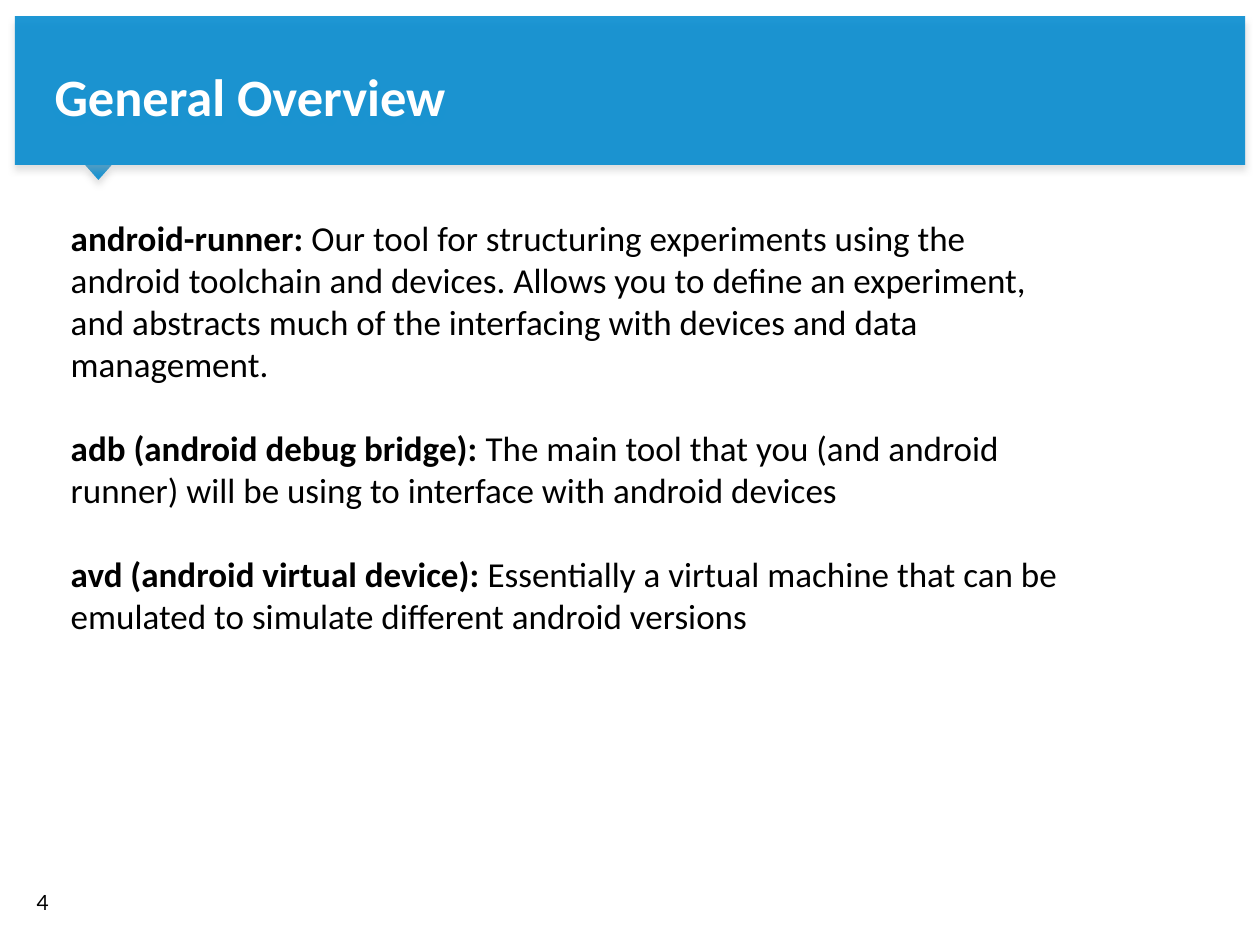
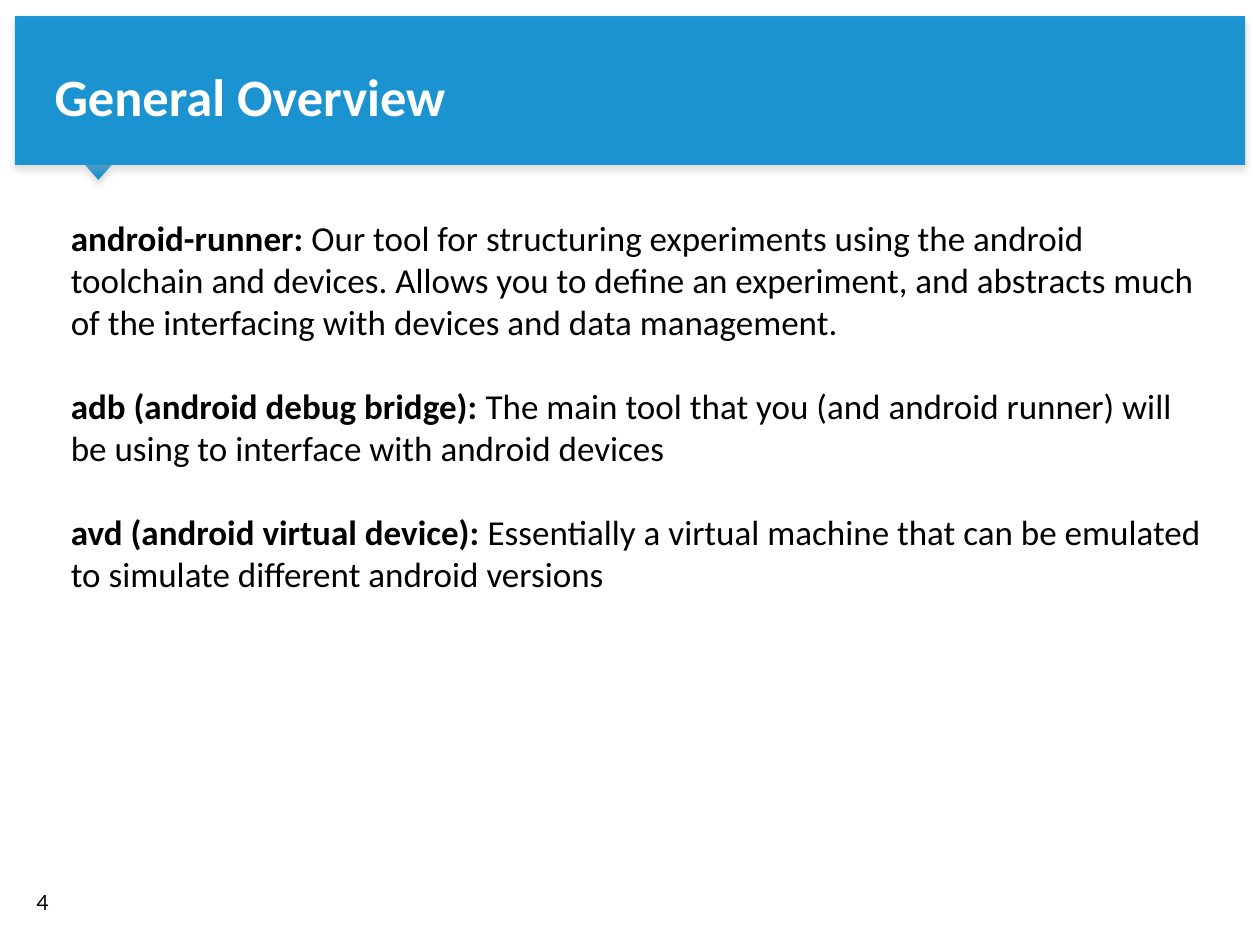
Before and after one commit to S2-group/green-lab, a slide deck: slide 4 of Lab 2/Green Lab - Lab 2.pptx. Drawn at 1260x945 pixels with LibreOffice and Linux fonts; fonts in the diff are those of the drawing; background and template pictures are left out. Boxes give left, top, right and bottom in pixels: in the first picture for what was removed or moved away, otherwise in the second. Text is boxed around its words. In the diff, an @@ line names an element or a change of style, - is before the commit and + after.

```diff
--- a/Lab 2/Green Lab - Lab 2.pptx
+++ b/Lab 2/Green Lab - Lab 2.pptx
@@ text "android-runner: Our tool for structuring ..." rewrapped from <box>71,226,1057,630</box> to <box>71,226,1201,588</box> @@
```
Also in this commit, not shown: 4 other slides changed, 2 slides added, 1 other file.
